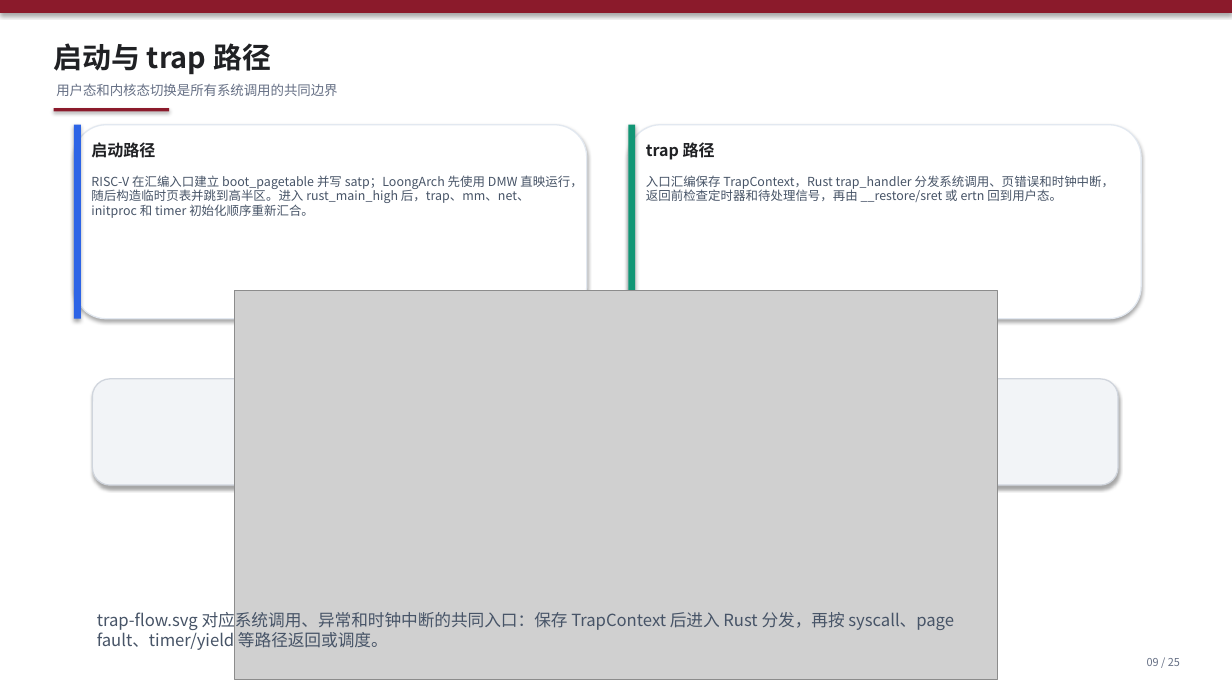
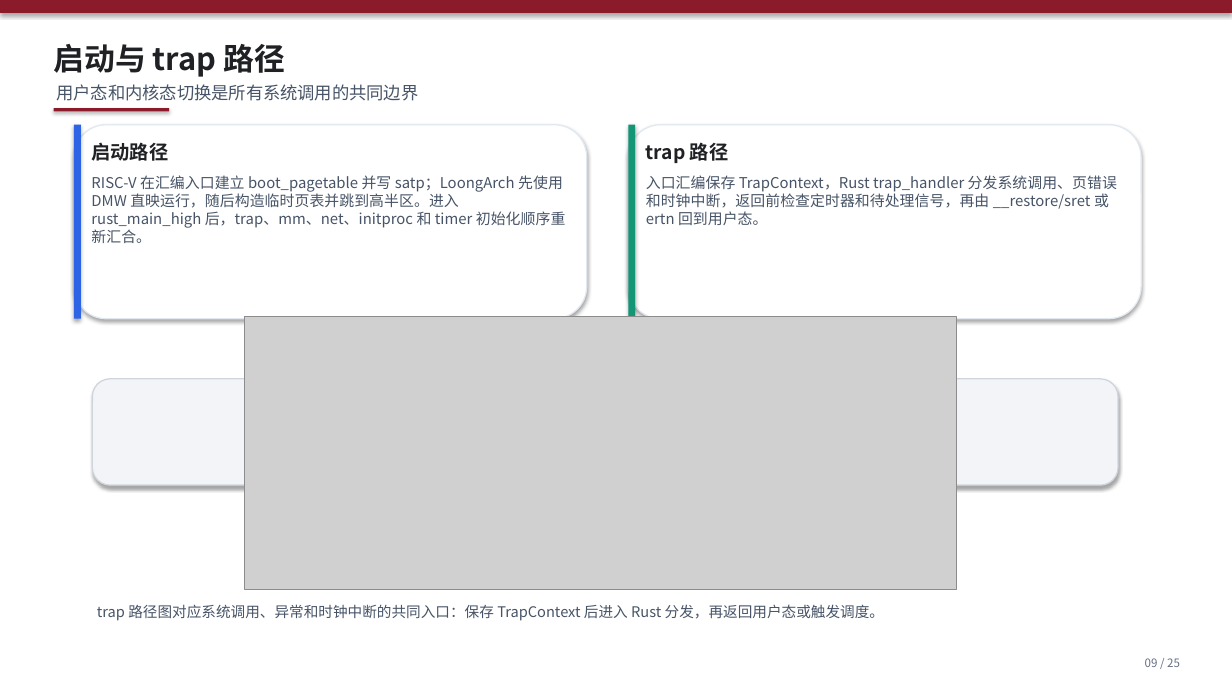
Before and after one commit to Solarpasserby/RespOS, a slide deck: slide 9 of docs/初赛文档/RespOS初赛进展汇报.pptx. Drawn at 1232x693 pixels with LibreOffice and Linux fonts; fonts in the diff are those of the drawing; grey boxes stand for pictures. Boxes give left, top, right and bottom in pixels: in the first picture for what was removed or moved away, otherwise in the second. Text is boxed around its words. In the diff, an @@ line names an element or a change of style, - is before the commit and + after.

```diff
--- a/docs/初赛文档/RespOS初赛进展汇报.pptx
+++ b/docs/初赛文档/RespOS初赛进展汇报.pptx
@@ text "启动与 trap 路径" at (54, 44, 285, 77): size 22.5 to 24 pt @@
@@ text "用户态和内核态切换是所有系统调用的共同边界" at (56, 84, 418, 101): size 10.5 to 13.5 pt, text colour #667085 to #475467 @@
@@ text "启动路径" at (91, 142, 168, 161): size 12.5 to 15 pt @@
@@ text "trap 路径" at (646, 143, 728, 163): size 12.5 to 15 pt @@
@@ text "RISC-V 在汇编入口建立 boot_pagetable 并写 satp；LoongArch ..." at (91, 175, 566, 243): size 9.7 to 11.6 pt @@
@@ text "入口汇编保存 TrapContext，Rust trap_handler 分发系统调用、页错误和时钟中断，返回前检查定时 ..." at (646, 175, 1117, 225): size 9.7 to 11.6 pt @@
@@ picture: place and size @@
-picture at (235, 290, 997, 679)
+picture at (245, 317, 957, 590)
@@ text at (97, 604, 884, 621): text changed; size 13 to 11.4 pt @@
-trap-flow.svg 对应系统调用、异常和时钟中断的共同入口：保存 TrapContext 后进入 Rust 分发，再按 syscall、page fault、timer/yield 等路径返回或调度。
+trap 路径图对应系统调用、异常和时钟中断的共同入口：保存 TrapContext 后进入 Rust 分发，再返回用户态或触发调度。
@@ text "09 / 25" at (1145, 658, 1180, 667): size 8.5 to 9 pt @@
```
Also in this commit, not shown: 24 other slides changed.
